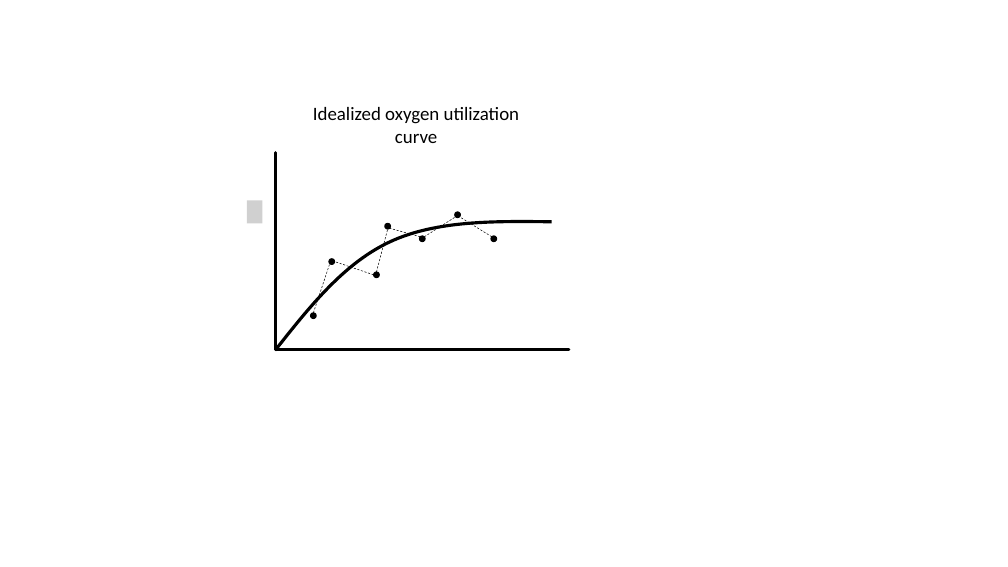
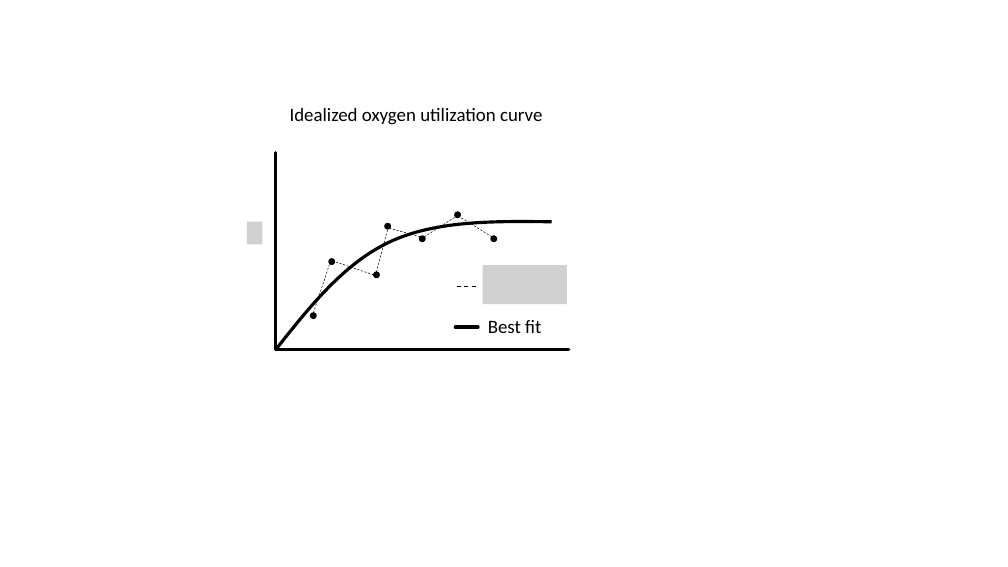
Before and after one commit to ceramic-mug/ceramic-mug.github.io, a slide deck: slide 2 of assets/Presentation1.pptx. Drawn at 1008x567 pixels with LibreOffice and Linux fonts; fonts in the diff are those of the drawing; grey boxes stand for pictures; background and template pictures are left out. Boxes give left, top, right and bottom in pixels: in the first picture for what was removed or moved away, otherwise in the second. Text is boxed around its words. In the diff, an @@ line names an element or a change of style, - is before the commit and + after.

```diff
--- a/assets/Presentation1.pptx
+++ b/assets/Presentation1.pptx
@@ text "Idealized oxygen utilization curve" rewrapped from bbox=[313, 107, 520, 143] to bbox=[290, 108, 542, 125] @@
@@ picture removed at bbox=[247, 200, 262, 223] @@
@@ group added at bbox=[247, 222, 567, 333]: 2 pictures, 2 lines, 1 text @@
+Best fit
```
Also in this commit, not shown: 3 other files.
